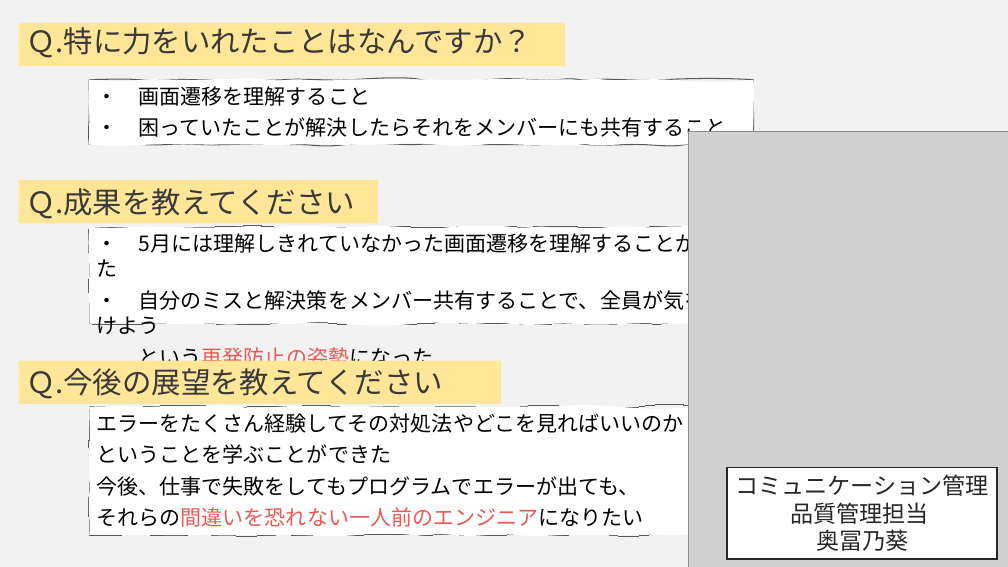
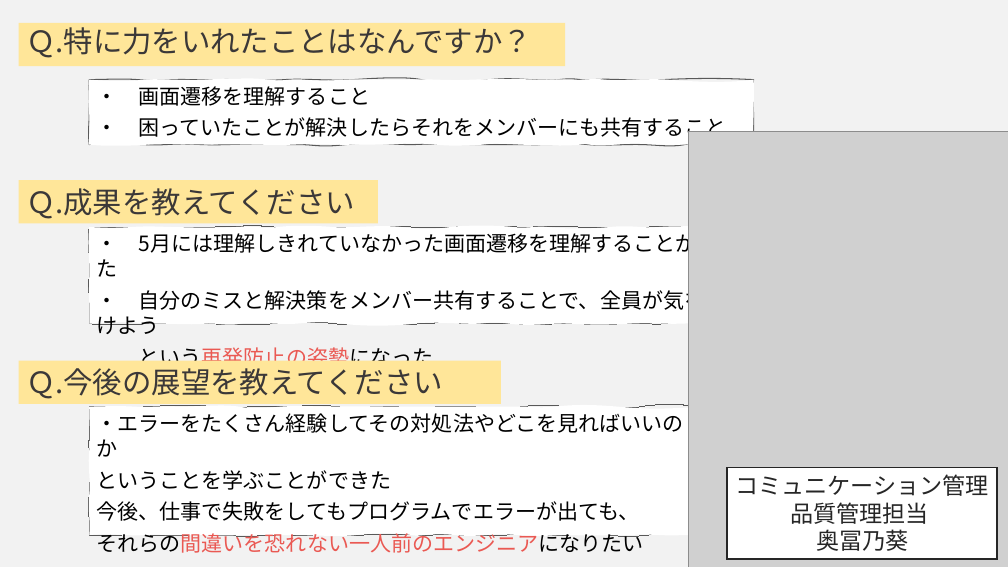
Before and after one commit to DOJO-2021/C-2, a slide deck: slide 20 of documents/SkyNHプレゼンテーションひな形4.pptx. Drawn at 1008x567 pixels with LibreOffice and Linux fonts; fonts in the diff are those of the drawing; grey boxes stand for pictures. Boxes give left, top, right and bottom in pixels: in the first picture for what was removed or moved away, otherwise in the second. Text is boxed around its words. In the diff, an @@ line names an element or a change of style, - is before the commit and + after.

```diff
--- a/documents/SkyNHプレゼンテーションひな形4.pptx
+++ b/documents/SkyNHプレゼンテーションひな形4.pptx
@@ text in freeform shape at bbox=[97, 413, 684, 457]: text changed @@
-エラーをたくさん経験してその対処法やどこを見ればいいのか
+・エラーをたくさん経験してその対処法やどこを見ればいいのか
```
Also in this commit, not shown: 1 other slide changed.
